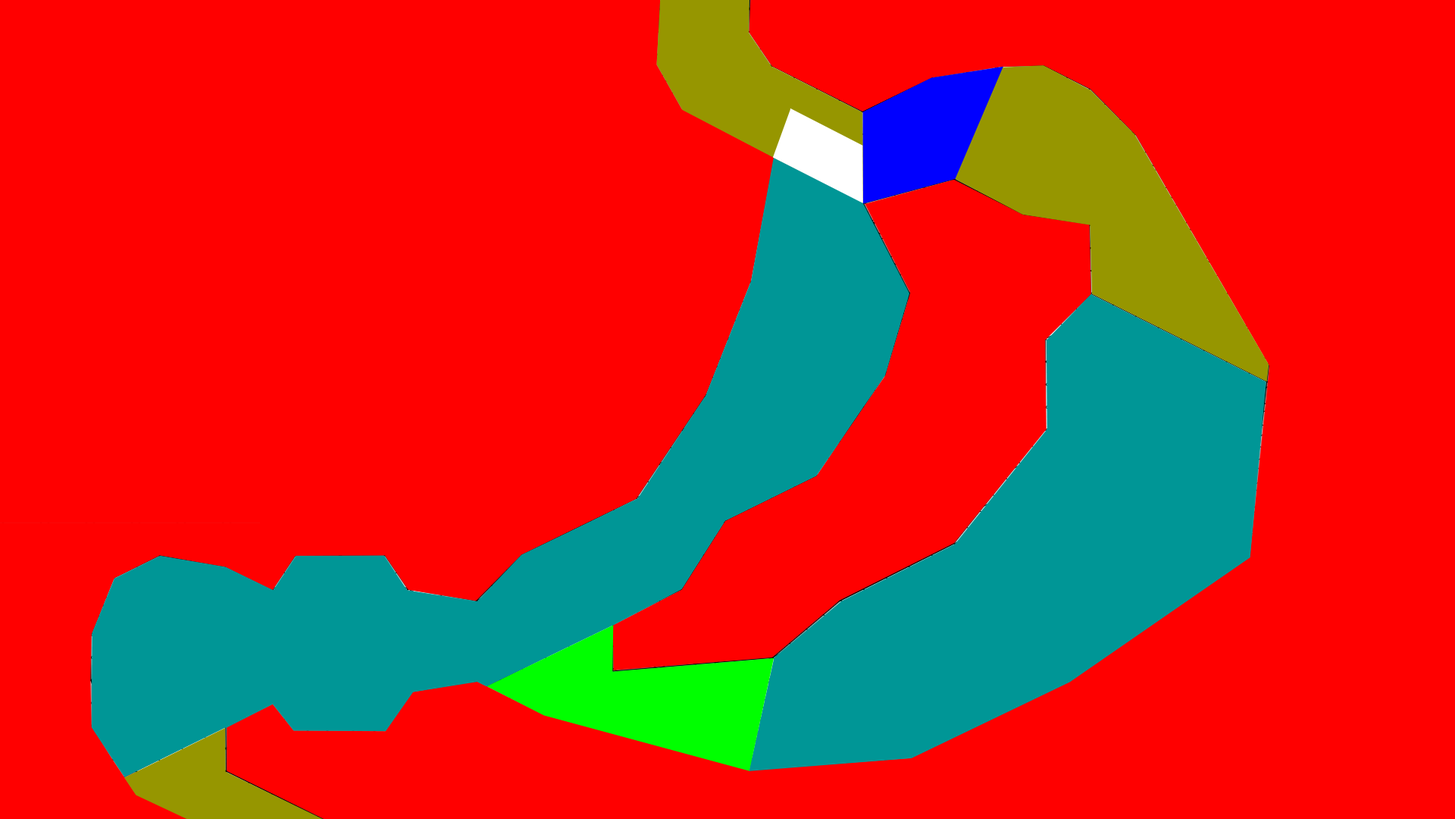
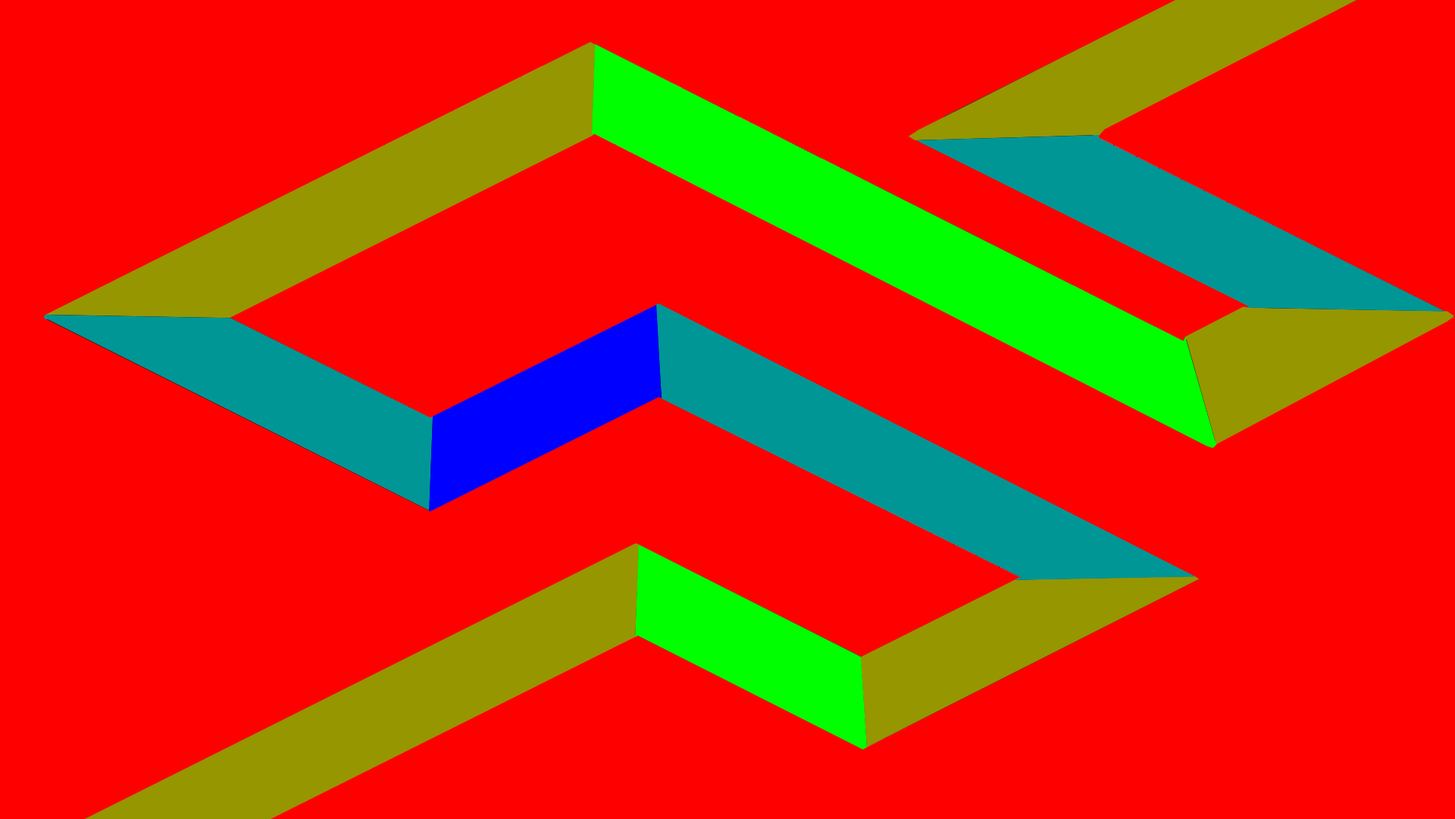
Two versions of the same layered image (1455x819). Layer-by-layer changes:
renamed "COLLISION MASK" to "Calque 1", painted on it over <box>0,0,1455,819</box>
painted on "Calque 0" over <box>0,0,1455,819</box>
